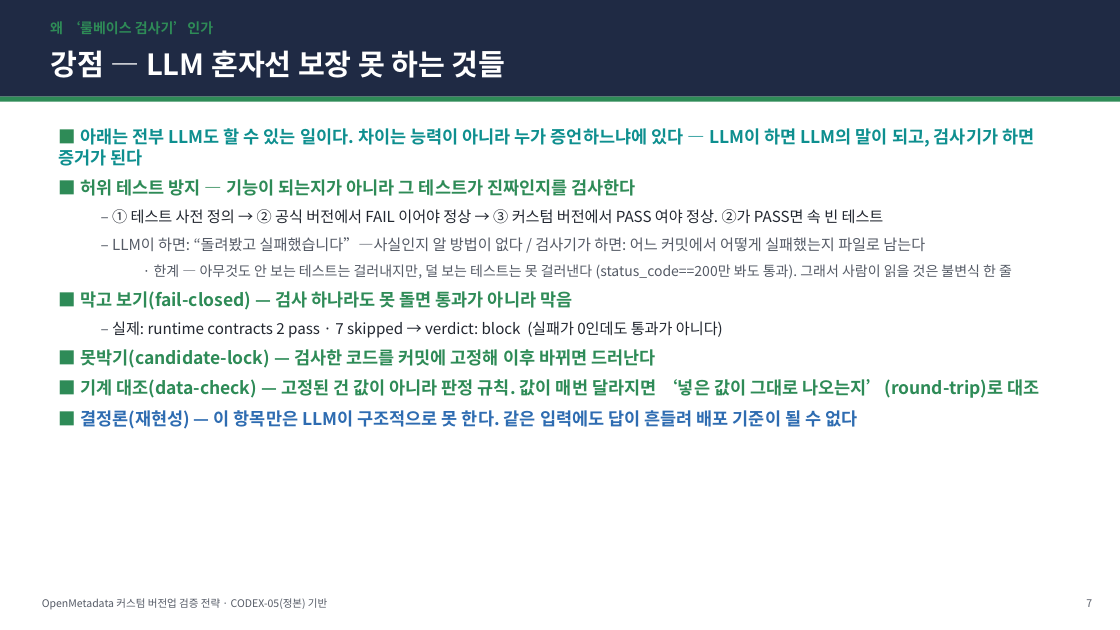
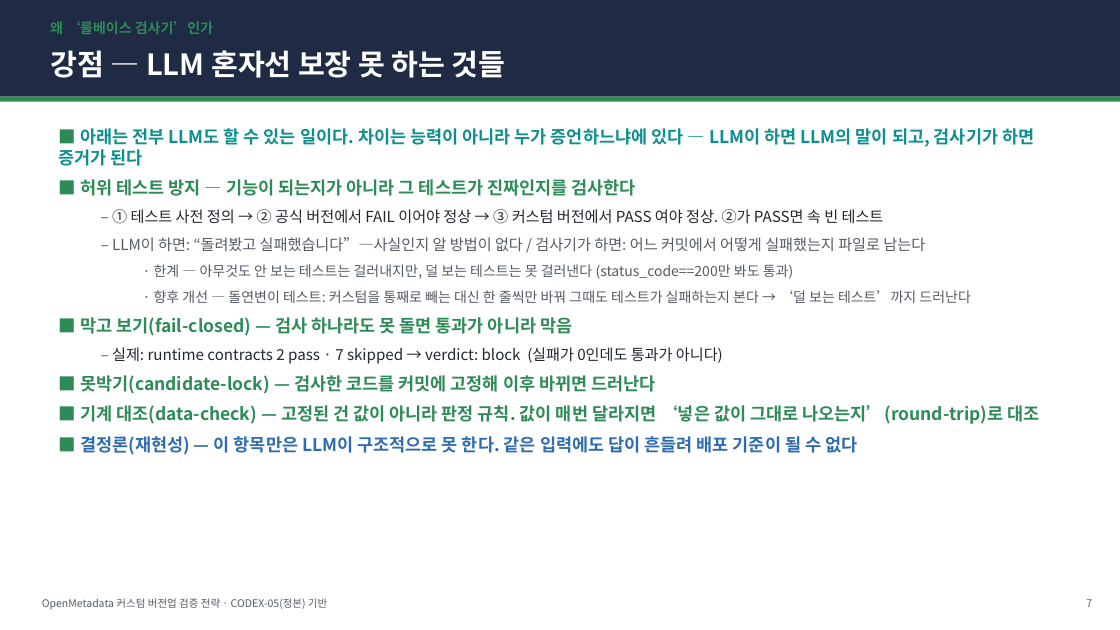
Before and after one commit to easyseop/openmetadata-lab-docs, a slide deck: slide 7 of docs/CODEX-05-전략발표.pptx. Drawn at 1120x630 pixels with LibreOffice and Linux fonts; fonts in the diff are those of the drawing. Boxes give left, top, right and bottom in pixels: in the first picture for what was removed or moved away, otherwise in the second. Text is boxed around its words. In the diff, an @@ line names an element or a change of style, - is before the commit and + after.

```diff
--- a/docs/CODEX-05-전략발표.pptx
+++ b/docs/CODEX-05-전략발표.pptx
@@ text at bbox=[154, 264, 970, 303]: text changed @@
-    · 한계 — 아무것도 안 보는 테스트는 걸러내지만, 덜 보는 테스트는 못 걸러낸다 (status_code==200만 봐도 통과). 그래서 사람이 읽을 것은 불변식 한 줄
+    · 한계 — 아무것도 안 보는 테스트는 걸러내지만, 덜 보는 테스트는 못 걸러낸다 (status_code==200만 봐도 통과)
+    · 향후 개선 — 돌연변이 테스트: 커스텀을 통째로 빼는 대신 한 줄씩만 바꿔 그때도 테스트가 실패하는지 본다 → ‘덜 보는 테스트’까지 드러난다
```
Also in this commit, not shown: 2 other slides changed, 2 other files.
